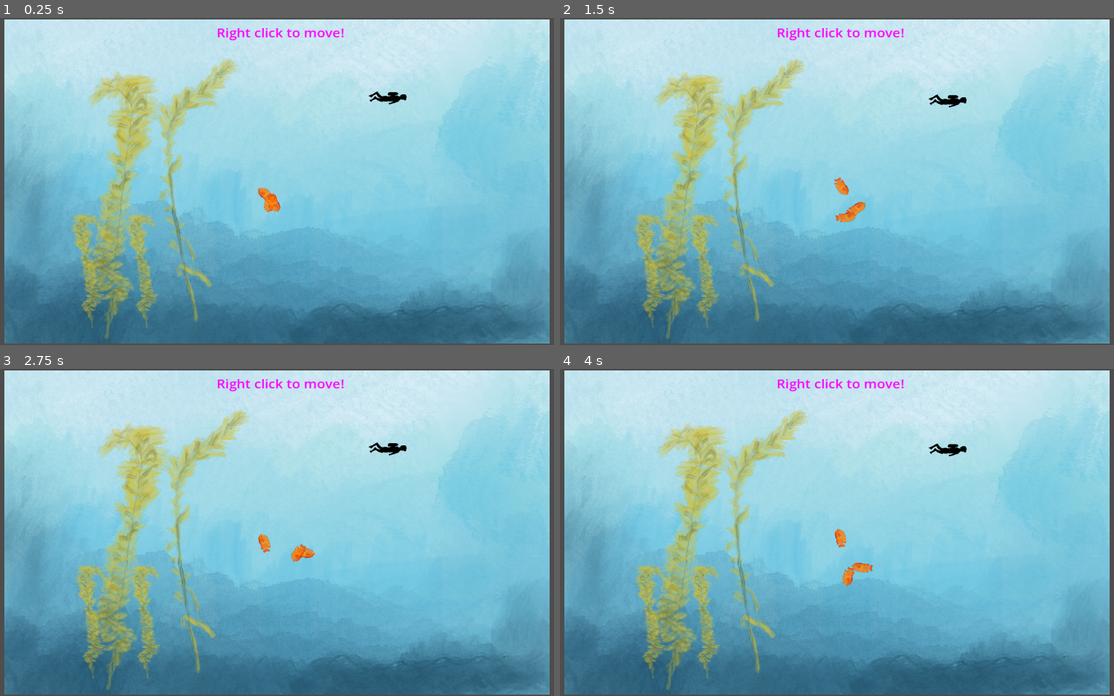
Above: before the commit, frames 1-4 (two rows, left to right).
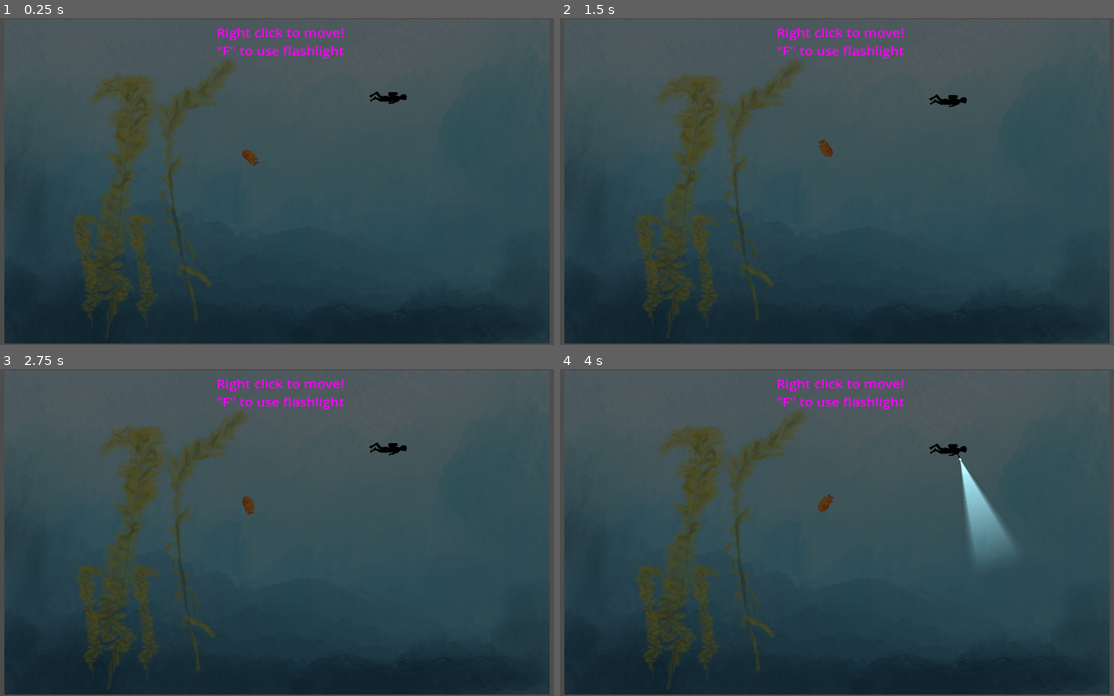
Above: after the commit, the same moments.

Repository: sbarton272/godot-aquarium
Game: Godot game, scene res://test scenes/animated_kelp_test.tscn
The game is run twice, just before and just after one commit, with the same random seed, the same clock (stepped at 60 frames per second) and the same inputs.
Inputs (mouse positions are in pixels of both pictures, inside the frame that each line leads up to):
- Up to frame 1 (0.25 s): no input
- Up to frame 2 (1.5 s): tap Enter at 0.5, 1.25 s; move the mouse to (964, 165) at 0.52 s; tap Space (advance_tank_state) at 0.6 s; click (964, 165) at 0.67 s; drag from (720, 197) to (809, 246) at 1.27 s
- Up to frame 3 (2.75 s): tap Enter at 2 s; move the mouse to (332, 460) at 2.02 s; tap K (kelp_spawn) at 2.1 s; click (332, 460) at 2.17 s
- Up to frame 4 (4 s): tap Enter at 2.75, 3.5 s; drag from (809, 597) to (665, 483) at 2.77 s; move the mouse to (1008, 581) at 3.52 s; tap F (fish_spawn) at 3.6 s; click (1008, 581) at 3.67 s

The runs differ from the first frame. In frame 1, 97% of the frame differs, in the area x 0-100%, y 0-100%; in frame 2, 97%; in frame 3, 97%; in frame 4, 97%.

Commit message:
Added a little flashlight

Diff:
--- a/GodotAquariumProject1/fish_movement_component.gd
+++ b/GodotAquariumProject1/fish_movement_component.gd
@@ -18,6 +18,19 @@
 	if is_moving:
 		move(delta)
 
+	#keep fish within bounds
+	if parent_object.position.x > globals.x_bound_max:
+		parent_object.position.x = globals.x_bound_max
+
+	if parent_object.position.x < globals.x_bound_min:
+		parent_object.position.x = globals.x_bound_min
+
+	if parent_object.position.y > globals.y_bound_max:
+		parent_object.position.y = globals.y_bound_max
+
+	if parent_object.position.y < globals.y_bound_min:
+		parent_object.position.y = globals.y_bound_min
+
 func move(delta: float):
 	parent_object.position += Vector2.RIGHT.rotated(facing) * speed * delta
 	facing += turn_speed
--- a/GodotAquariumProject1/player/diver.gd
+++ b/GodotAquariumProject1/player/diver.gd
@@ -1,4 +1,6 @@
 extends Node2D
+
+signal flashlight_toggle
 
 const KICK_IMPULSE: float = 2
 const WATER_DRAG: float = 0.02
@@ -10,6 +12,7 @@
 
 @onready var animation_player: AnimationPlayer = $AnimationPlayer
 @onready var sprite: Sprite2D = $DiverSprite
+@onready var flashlight_arm: Node2D = $DiverSprite/FlashlightArm
 
 func _ready() -> void:
 	pass
@@ -23,6 +26,11 @@
 			target_pos = get_global_mouse_position()
 			set_new_direction(target_pos)
 
+	if event is InputEventKey:
+		if not event.pressed and event.keycode == KEY_F:
+			print("F pressed")
+			flashlight_toggle.emit()
+
 func _process(delta: float) -> void:
 
 	#keep the diver moving
@@ -33,20 +41,20 @@
 		#stop the movement if the diver is near their target
 		if position.distance_to(target_pos) < 10:
 			moving = false
-			ghost_sprite.queue_free()
+			#ghost_sprite.queue_free()
 			animation_player.play("idle")
 
 func set_new_direction(destination: Vector2):
 
 	#create a ghost to indicate target position
-	if ghost_sprite != null:
-		ghost_sprite.queue_free()
-	ghost_sprite = Sprite2D.new()
-	ghost_sprite.texture = sprite.texture
-	ghost_sprite.modulate = Color(1,1,1,0.3)
-	ghost_sprite.position = target_pos
-	ghost_sprite.hframes = 2
-	get_parent().add_child(ghost_sprite)
+	#if ghost_sprite != null:
+		#ghost_sprite.queue_free()
+	#ghost_sprite = Sprite2D.new()
+	#ghost_sprite.texture = sprite.texture
+	#ghost_sprite.modulate = Color(1,1,1,0.3)
+	#ghost_sprite.position = target_pos
+	#ghost_sprite.hframes = 2
+	#get_parent().add_child(ghost_sprite)
 
 	#orient diver towards the new destination
 	var diver_rotation: float = position.angle_to_point(destination)
--- a/GodotAquariumProject1/player/diver.tscn
+++ b/GodotAquariumProject1/player/diver.tscn
@@ -1,7 +1,8 @@
-[gd_scene load_steps=6 format=3 uid="uid://dyabe5swsd6hx"]
+[gd_scene load_steps=7 format=3 uid="uid://dyabe5swsd6hx"]
 
 [ext_resource type="Script" path="res://player/diver.gd" id="1_cwp8s"]
 [ext_resource type="Texture2D" uid="uid://bbnku1cmppu5b" path="res://graphics/Diver.png" id="1_m0s7y"]
+[ext_resource type="PackedScene" uid="uid://dswd41jb6wyso" path="res://player/flashlight_arm.tscn" id="3_l166e"]
 
 [sub_resource type="Animation" id="Animation_kqs0c"]
 resource_name = "idle"
@@ -96,11 +97,17 @@
 script = ExtResource("1_cwp8s")
 
 [node name="DiverSprite" type="Sprite2D" parent="."]
+texture_filter = 1
 texture = ExtResource("1_m0s7y")
 hframes = 2
+
+[node name="FlashlightArm" parent="DiverSprite" instance=ExtResource("3_l166e")]
+position = Vector2(19, 0)
 
 [node name="AnimationPlayer" type="AnimationPlayer" parent="."]
 libraries = {
 "": SubResource("AnimationLibrary_gjhg4")
 }
 autoplay = "idle"
+
+[connection signal="flashlight_toggle" from="." to="DiverSprite/FlashlightArm" method="_on_diver_flashlight_toggle"]
--- /dev/null
+++ b/GodotAquariumProject1/player/flashlight_arm.gd
@@ -0,0 +1,9 @@
+extends Node2D
+
+@onready var light: PointLight2D = $PointLight2D
+
+func _process(delta: float) -> void:
+	look_at(get_global_mouse_position())
+
+func _on_diver_flashlight_toggle() -> void:
+	light.enabled = !light.enabled
--- /dev/null
+++ b/GodotAquariumProject1/player/flashlight_arm.tscn
@@ -0,0 +1,32 @@
+[gd_scene load_steps=5 format=3 uid="uid://dswd41jb6wyso"]
+
+[ext_resource type="Texture2D" uid="uid://6uw6bc21s7um" path="res://graphics/diver_arm.png" id="1_544ix"]
+[ext_resource type="Texture2D" uid="uid://bx81xf55i0uhs" path="res://graphics/Light1.png" id="1_kfko0"]
+[ext_resource type="Script" path="res://player/flashlight_arm.gd" id="1_t1kc3"]
+
+[sub_resource type="OccluderPolygon2D" id="OccluderPolygon2D_ky2pc"]
+polygon = PackedVector2Array(-4, 2, 0, 2, 3.2, 1.2, -2, 0, 3.2, -0.800003, 0, -2, -4, -2)
+
+[node name="FlashlightArm" type="Node2D"]
+script = ExtResource("1_t1kc3")
+
+[node name="Sprite2D" type="Sprite2D" parent="."]
+texture_filter = 1
+position = Vector2(10, 0)
+rotation = -2.82011
+texture = ExtResource("1_544ix")
+
+[node name="LightOccluder2D" type="LightOccluder2D" parent="."]
+position = Vector2(26.8, -0.199997)
+occluder = SubResource("OccluderPolygon2D_ky2pc")
+
+[node name="PointLight2D" type="PointLight2D" parent="."]
+position = Vector2(25.8, -0.199997)
+enabled = false
+energy = 1.2
+blend_mode = 2
+shadow_enabled = true
+shadow_filter = 2
+shadow_filter_smooth = 2.0
+texture = ExtResource("1_kfko0")
+texture_scale = 2.5
--- a/GodotAquariumProject1/systems/globals.gd
+++ b/GodotAquariumProject1/systems/globals.gd
@@ -5,3 +5,8 @@
 var oxygen: float = 10
 var daily_spectator_count: int = 0
 var total_spectator_count: int = 0
+
+var x_bound_min: int = -600
+var x_bound_max: int = 600
+var y_bound_min: int = -400
+var y_bound_max: int = 400
--- a/GodotAquariumProject1/test scenes/animated_kelp_test.tscn
+++ b/GodotAquariumProject1/test scenes/animated_kelp_test.tscn
@@ -57,21 +57,22 @@
 [node name="FishGroup" type="Node2D" parent="."]
 
 [node name="Fish" parent="FishGroup" instance=ExtResource("5_nivnn")]
-position = Vector2(-11, 40)
-
-[node name="Fish2" parent="FishGroup" instance=ExtResource("5_nivnn")]
-position = Vector2(-11, 40)
-
-[node name="Fish3" parent="FishGroup" instance=ExtResource("5_nivnn")]
-position = Vector2(-11, 40)
+position = Vector2(-46, -54)
 
 [node name="Diver" parent="." instance=ExtResource("4_xktgd")]
 position = Vector2(243, -205)
 
-[node name="Directions" type="Label" parent="."]
+[node name="CanvasModulate" type="CanvasModulate" parent="."]
+color = Color(0.388235, 0.388235, 0.388235, 1)
+
+[node name="CanvasLayer" type="CanvasLayer" parent="."]
+follow_viewport_enabled = true
+
+[node name="Directions" type="Label" parent="CanvasLayer"]
 offset_left = -133.0
 offset_top = -390.0
-offset_right = 147.0
-offset_bottom = -348.0
-text = "Right click to move!"
+offset_right = 148.0
+offset_bottom = -303.0
+text = "Right click to move!
+\"F\" to use flashlight"
 label_settings = SubResource("LabelSettings_gfayq")
Binary file added: GodotAquariumProject1/graphics/Light1.png
Not shown, added: GodotAquariumProject1/graphics/Light1.png.import
Binary file added: GodotAquariumProject1/graphics/diver_arm.png
Not shown, added: GodotAquariumProject1/graphics/diver_arm.png.import
